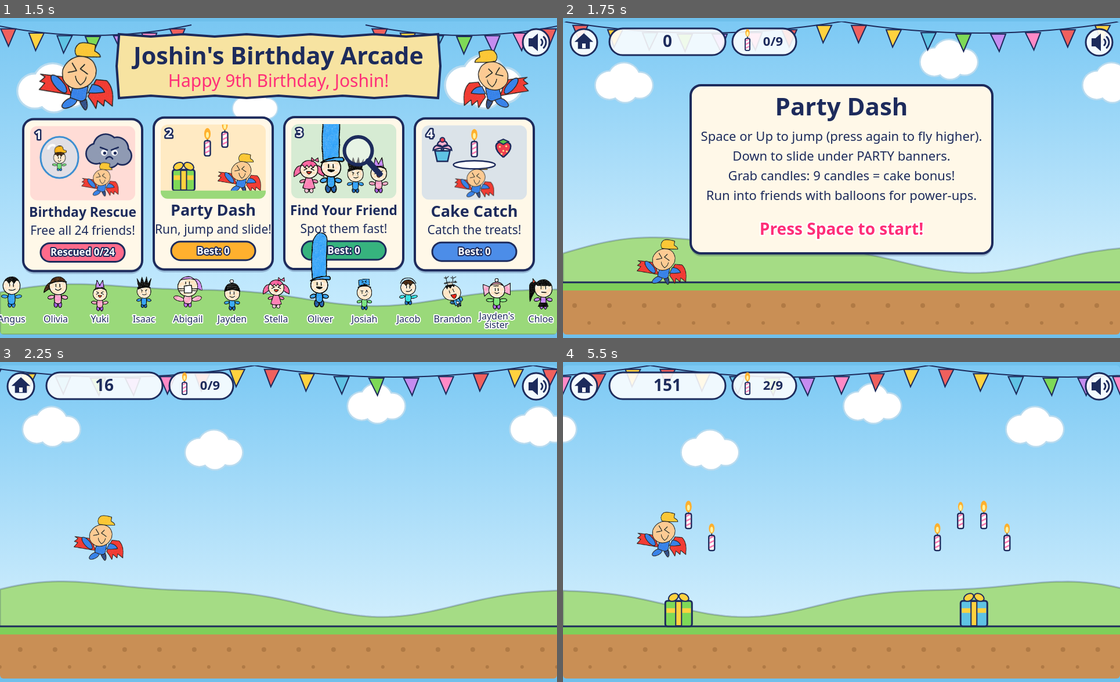
Above: before the commit, frames 1-4 (two rows, left to right).
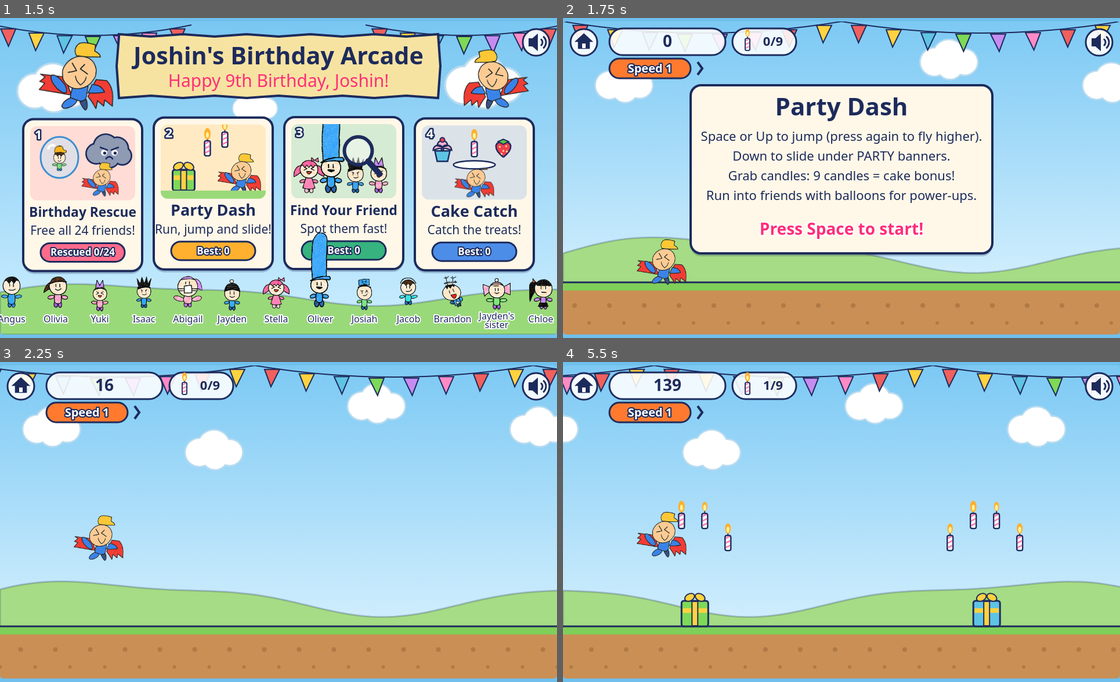
Above: after the commit, the same moments.

Repository: lizhitan-lab/claude-games
Game: browser game, page joshin-birthday/index.html
Same seed, same stepped clock (60 frames per second), same inputs: the game is played once before the commit and once after it.
Inputs (mouse positions are in pixels of both pictures, inside the frame that each line leads up to):
- Up to frame 1 (1.5 s): click (278, 178) at 0.27 s; click (278, 210) at 1.07 s
- Up to frame 2 (1.75 s): click (730, 146) at 1.67 s
- Up to frame 3 (2.25 s): tap Space at 1.77 s
- Up to frame 4 (5.5 s): press the mouse at (952, 474) at 2.27 s; release the mouse at (841, 458) at 2.4 s; click (925, 586) at 2.87 s; click (702, 598) at 3.47 s; press the mouse at (841, 458) at 4.07 s; release the mouse at (785, 630) at 4.2 s; click (1008, 538) at 4.67 s; click (674, 522) at 5.27 s

Frame 1 is identical in both runs. In frame 2, 1.0% of the frame differs, in the area x 8-26%, y 12-20%; in frame 3, 1.2%; in frame 4, 6.3%, in the area x 0-100%, y 1-96%.

Commit message:
Party Dash: speed levels every 12 seconds that keep getting faster
Co-Authored-By: Claude Opus 5.5 <noreply@anthropic.com>
Claude-Session: https://claude.ai/code/session_0125Yuyvv3XkW6K9jkrwDkGc

Diff:
--- a/joshin-birthday/index.html
+++ b/joshin-birthday/index.html
@@ -780,7 +780,7 @@
 const Dash = {
   enter() { this.reset(); },
   reset() {
-    this.state = 'ready'; this.t = 0; this.speed = 340; this.dist = 0; this.score = 0; this.candles = 0; this.bonus = 0;
+    this.state = 'ready'; this.t = 0; this.speed = 340; this.level = 1; this.dist = 0; this.score = 0; this.candles = 0; this.bonus = 0;
     this.p = { y: GY, vy: 0, jumps: 0, slide: 0, ground: true };
     this.obs = []; this.items = []; this.parts = []; this.next = 500; this.friendT = 4; this.bag = shuffle(FRIENDS); this.cheer = [];
     this.pow = { shield: 0, magnet: 0, rush: 0 }; this.slideHeld = false; this.buttons = []; this.groundOff = 0;
@@ -811,7 +811,11 @@
     updParts(this.parts, dt);
     if (this.state !== 'run') return;
     const p = this.p; this.t += dt;
-    this.speed = Math.min(720, 340 + this.t * 7);
+    // speed level goes up every 12 seconds; each level is faster, and speed keeps creeping up in between
+    const lvl = 1 + Math.floor(this.t / 12);
+    if (lvl > this.level) { this.level = lvl; SFX.power(); popText(this.parts, 480, 200, `Faster! Speed ${lvl}`, '#ff7a2e', 36); burst(this.parts, 480, 200, 24, ['#ff7a2e', '#ffd23f', '#fff']); }
+    const target = Math.min(1150, 340 * Math.pow(1.13, lvl - 1) + (this.t % 12) * 4);
+    this.speed += (target - this.speed) * Math.min(1, dt * 2);
     const sp = this.speed * (this.pow.rush > 0 ? 1.5 : 1);
     this.dist += sp * dt; this.groundOff += sp * dt;
     this.score += sp * dt / 10 * (this.pow.rush > 0 ? 2 : 1);
@@ -909,6 +913,8 @@
     // HUD
     rr(80, 12, 200, 46, 23); fillStroke('rgba(255,255,255,.88)', INK, 3); text(`${Math.floor(this.score)}`, 180, 36, 28, INK);
     rr(292, 12, 110, 46, 23); fillStroke('rgba(255,255,255,.88)', INK, 3); candle(318, 50, .8, T); text(`${this.candles % 9}/9`, 362, 36, 22, INK);
+    rr(80, 64, 140, 34, 17); fillStroke('#ff7a2e', INK, 3); text(`Speed ${this.level}`, 150, 82, 20, '#fff', { stroke: INK, lw: 4 });
+    for (let k = 0; k < Math.min(this.level, 8); k++) { ctx.beginPath(); ctx.moveTo(232 + k * 12, 70); ctx.lineTo(240 + k * 12, 81); ctx.lineTo(232 + k * 12, 92); ctx.strokeStyle = INK; ctx.lineWidth = 4; ctx.stroke(); }
     let px = 414; for (const [k, c] of [['shield', '#5fc3e4'], ['magnet', '#ffd23f'], ['rush', '#ff6b8b']]) if (this.po …(185 unchanged characters)…
     if (this.state === 'ready') {
       paperPanel(220, 110, 520, 290);
@@ -917,7 +923,7 @@
       lines.concat(['Grab candles: 9 candles = cake bonus!', 'Run into friends with balloons for power-ups.']).forEach((l, i) => text(l, 480, 200 + i * 34, 22, INK, { font: 'b' }));
       text(touchMode ? 'Press JUMP to start!' : 'Press Space to start!', 480, 360, 28, PINK, { stroke: '#fff', lw: 5 });
     }
-    if (this.state === 'over') resultCard(this.newBest ? 'New best!' : 'Bonk!', [`Score: ${this.final}`, `Candles: ${this.candles}   Cake bonuses: ${this.bonus}`, `Best: ${store.get('best_dash', 0)}   Friends who helped: ${this.cheer.length}`], this.cheer.slice(-8));
+    if (this.state === 'over') resultCard(this.newBest ? 'New best!' : 'Bonk!', [`Score: ${this.final}`, `Candles: ${this.candles}   Cake bonuses: ${this.bonus}   Top speed: ${this.level}`, `Best: ${store.get('best_dash', 0)}   Friends who helped: ${this.cheer.length}`], this.cheer.slice(-8));
   }
 };
 
